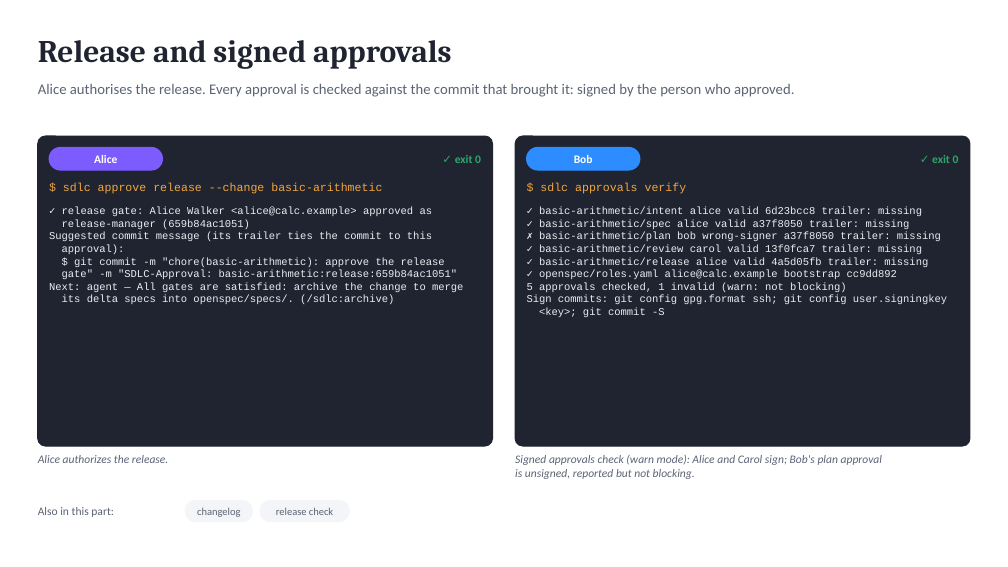
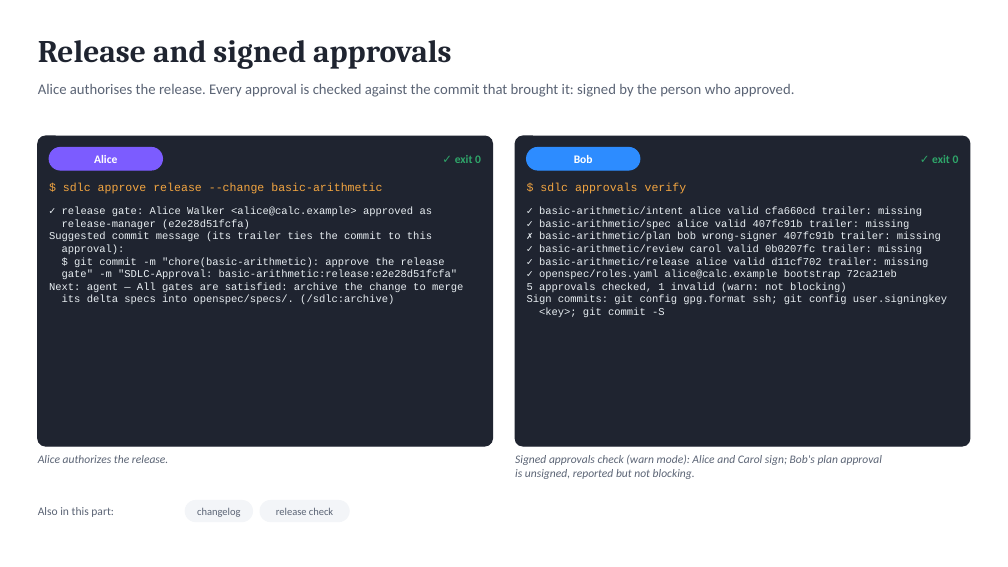
Before and after one commit to marin-ai-tech/sdlc, a slide deck: slide 13 of docs/demo/sdlc-calculator-demo.en.pptx. Drawn at 1008x567 pixels with LibreOffice and Linux fonts; fonts in the diff are those of the drawing. Boxes give left, top, right and bottom in pixels: in the first picture for what was removed or moved away, otherwise in the second. Text is boxed around its words. In the diff, an @@ line names an element or a change of style, - is before the commit and + after.

```diff
--- a/docs/demo/sdlc-calculator-demo.en.pptx
+++ b/docs/demo/sdlc-calculator-demo.en.pptx
@@ text at box(539, 207, 941, 279): text changed @@
-✓ basic-arithmetic/intent alice valid 6d23bcc8 trailer: missing
-✓ basic-arithmetic/spec alice valid a37f8050 trailer: missing
-✗ basic-arithmetic/plan bob wrong-signer a37f8050 trailer: missing
-✓ basic-arithmetic/review carol valid 13f0fca7 trailer: missing
-✓ basic-arithmetic/release alice valid 4a5d05fb trailer: missing
-✓ openspec/roles.yaml alice@calc.example bootstrap cc9dd892
+✓ basic-arithmetic/intent alice valid cfa660cd trailer: missing
+✓ basic-arithmetic/spec alice valid 407fc91b trailer: missing
+✗ basic-arithmetic/plan bob wrong-signer 407fc91b trailer: missing
+✓ basic-arithmetic/review carol valid 0b0207fc trailer: missing
+✓ basic-arithmetic/release alice valid d11cf702 trailer: missing
+✓ openspec/roles.yaml alice@calc.example bootstrap 72ca21eb
@@ text at box(62, 220, 250, 229): text changed @@
-release-manager (659b84ac1051)
+release-manager (e2e28d51fcfa)
@@ text at box(62, 270, 458, 279): text changed @@
-gate" -m "SDLC-Approval: basic-arithmetic:release:659b84ac1051"
+gate" -m "SDLC-Approval: basic-arithmetic:release:e2e28d51fcfa"
```
Also in this commit, not shown: 5 other slides changed, 31 other files.
